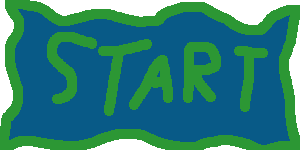
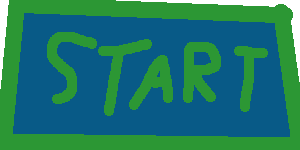
Layers edited between the first and the second 300x150 image:
added layer "Frame6" above "Frame5" over bbox(0, 0, 300, 150)
renamed "Frame1Hover" to "Frame4", hid it over bbox(0, 0, 300, 150)
hid "Frame1" over bbox(0, 0, 300, 150)
